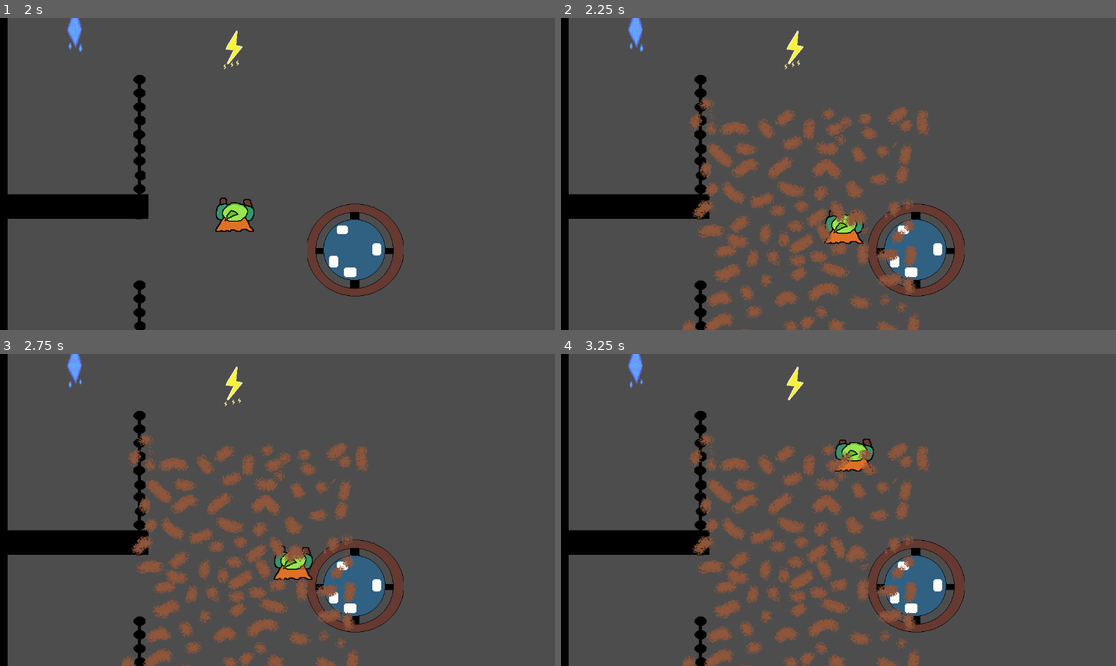
Above: before the commit, frames 1-4 (two rows, left to right).
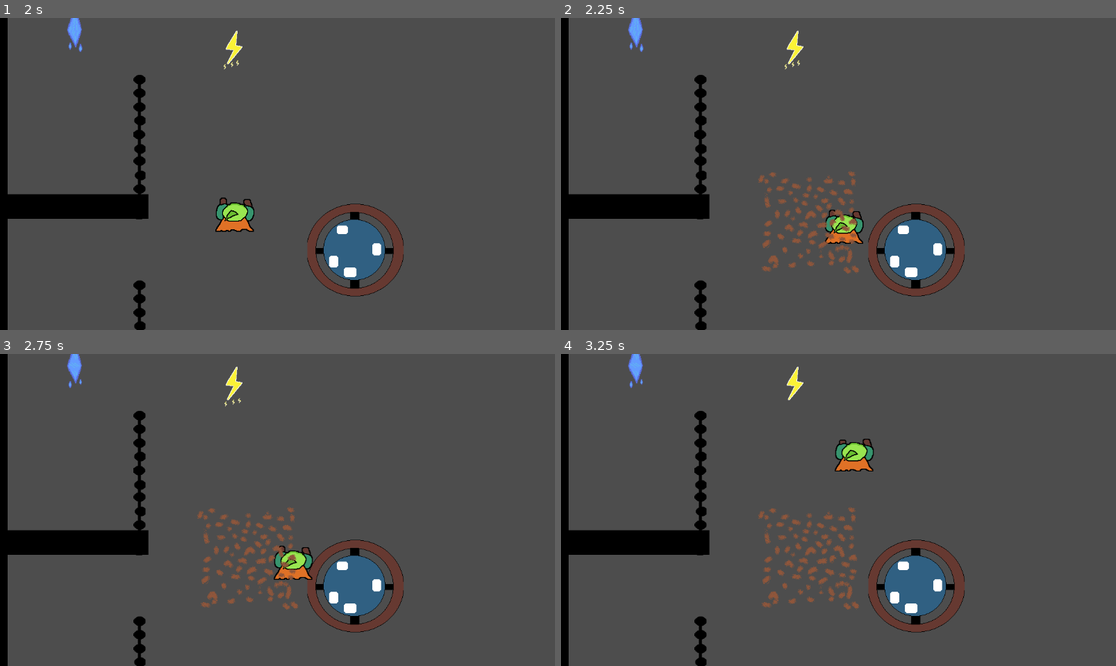
Above: after the commit, the same moments.

Repository: BruhCoVr/Calgary-Hacks-2024
Game: Godot game, scene res://maps/cellblock.tscn
Same seed, same stepped clock (60 frames per second), same inputs: the game is played once before the commit and once after it. This scene is started directly instead of the project's main scene.
Inputs:
- Up to frame 1 (2 s): tap Enter at 0.5 s; hold D (right) 0.53-1.28 s; tap 1 (spell1) at 0.6 s; hold S (down) from 1.28 s (still down); tap 2 (spell2) at 1.35 s
- Up to frame 2 (2.25 s): release S (down) at 2.03 s; hold D (right) from 2.03 s (still down); tap 3 (spell3) at 2.1 s
- Up to frame 3 (2.75 s): keep holding D (right)
- Up to frame 4 (3.25 s): release D (right) at 2.78 s; hold W (up) from 2.78 s (still down); tap 4 (spell4) at 2.85 s

Frame 1 is identical in both runs. In frame 2, 8.4% of the frame differs, in the area x 21-67%, y 25-100%; in frame 3, 8.4%; in frame 4, 8.4%.

Commit message:
made the earth smaller

Diff:
--- a/spells/earthaoe.tscn
+++ b/spells/earthaoe.tscn
@@ -26,17 +26,16 @@
 }
 
 [sub_resource type="RectangleShape2D" id="RectangleShape2D_c4tmn"]
-size = Vector2(688.25, 690.75)
+size = Vector2(577.916, 549.311)
 
 [node name="Earthaoe" type="Area2D"]
 script = ExtResource("1_k3apg")
 
 [node name="Sprite2D" type="Sprite2D" parent="."]
 position = Vector2(-1, 0)
-scale = Vector2(0.75, 0.75)
+scale = Vector2(0.31, 0.315118)
 texture = ExtResource("1_teh36")
 hframes = 2
-frame = 1
 
 [node name="AnimationPlayer" type="AnimationPlayer" parent="Sprite2D"]
 libraries = {
@@ -44,6 +43,6 @@
 }
 
 [node name="CollisionShape2D" type="CollisionShape2D" parent="."]
-position = Vector2(-9.125, 3.375)
-scale = Vector2(0.75, 0.75)
+position = Vector2(-3.99999, 0.499994)
+scale = Vector2(0.363375, 0.391399)
 shape = SubResource("RectangleShape2D_c4tmn")
Not shown, added: Sprites/Sprite-cafeteria.png.import
Not shown, added: Sprites/Sprite-shock.png.import
Not shown: 1 places in maps/cellblock.tscn that only renumber resources
Not shown: 1 places in spells/earthaoe.tscn that only renumber resources
